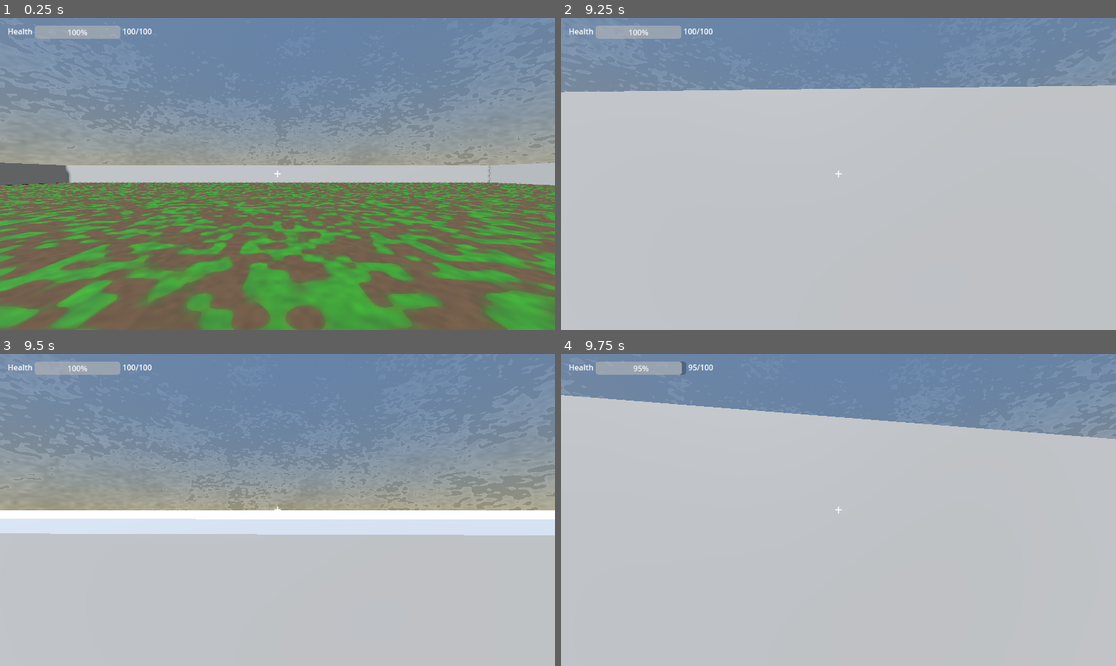
Above: before the commit, frames 1-4 (two rows, left to right).
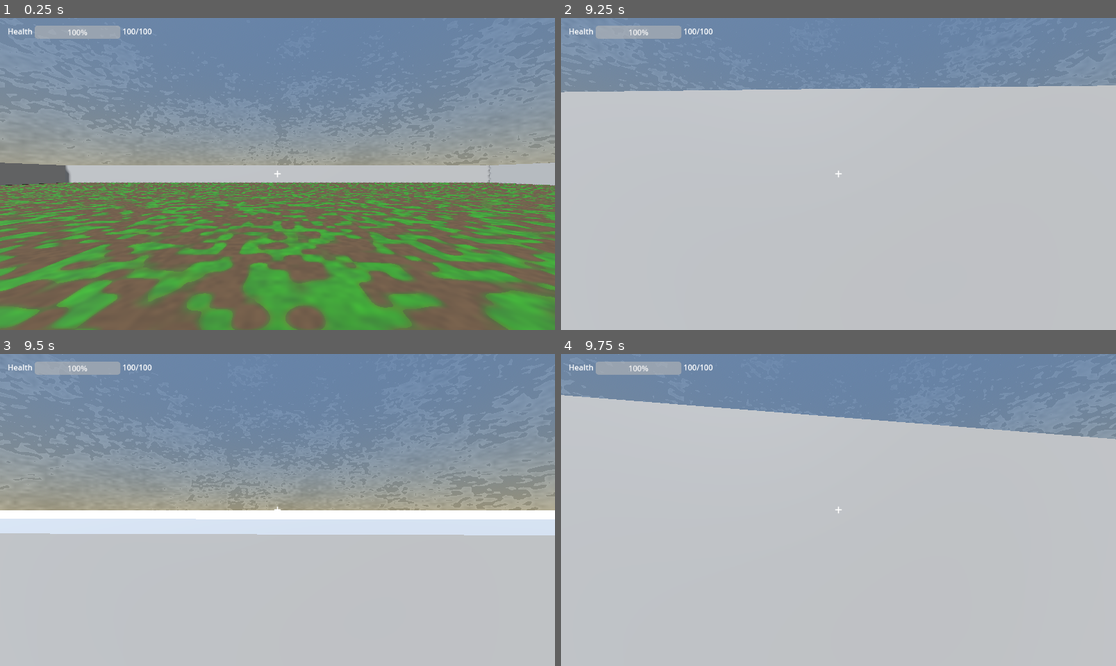
Above: after the commit, the same moments.

Repository: Liloslash/gwj_critters
Game: Godot game, scene res://World.tscn
Two runs of this game, one before a commit and one after it. Both use one fixed random seed, a clock stepped at 60 frames per second and the inputs below.
Inputs (mouse positions are in pixels of both pictures, inside the frame that each line leads up to):
- Up to frame 1 (0.25 s): no input
- Up to frame 2 (9.25 s): tap Enter (ui_accept) at 0.5, 0.77, 1.52, 3.02, 3.77, 4.52, 5.75, 6.02, 6.77, 7.52, 8, 9.02 s; move the mouse to (866, 174) at 0.52 s; press the mouse at (866, 174) at 0.53 s; hold W (up) 0.53-5.78 s; move the mouse to (810, 174) at 1.27 s; release the mouse at (810, 174) at 1.28 s; click (810, 174) at 1.35 s; move the mouse to (849, 167) at 2.02 s; press the mouse at (849, 167) at 2.03 s; move the mouse to (832, 180) at 2.77 s; release the mouse at (832, 180) at 2.78 s; click (832, 180) at 2.85 s; move the mouse to (877, 177) at 3.52 s; press the mouse at (877, 177) at 3.53 s; move the mouse to (794, 170) at 4.27 s; release the mouse at (794, 170) at 4.28 s; click (794, 170) at 4.35 s; move the mouse to (844, 174) at 5.02 s; press the mouse at (844, 174) at 5.03 s; move the mouse to (816, 167) at 5.77 s; release the mouse at (816, 167) at 5.78 s; hold D (right) 5.78-6.53 s; click (816, 167) at 5.85 s; move the mouse to (866, 174) at 6.52 s; press the mouse at (866, 174) at 6.53 s; hold W (up) 6.53-8.78 s; move the mouse to (810, 174) at 7.27 s; release the mouse at (810, 174) at 7.28 s; click (810, 174) at 7.35 s; move the mouse to (849, 167) at 8.02 s; press the mouse at (849, 167) at 8.03 s; move the mouse to (832, 180) at 8.77 s; release the mouse at (832, 180) at 8.78 s; hold A (left) from 8.78 s (still down); click (832, 180) at 8.85 s
- Up to frame 3 (9.5 s): keep holding A (left)
- Up to frame 4 (9.75 s): move the mouse to (877, 513) at 9.52 s; release A (left) at 9.53 s; press the mouse at (877, 513) at 9.53 s; hold W (up) from 9.53 s (still down)

Frames 1-3 are identical in both runs. In frame 4, 0.1% of the frame differs, in the area x 12-28%, y 2-7%.

Commit message:
fix spawn bug and create folders

Diff:
--- a/World.tscn
+++ b/World.tscn
@@ -1,10 +1,10 @@
 [gd_scene load_steps=15 format=3 uid="uid://ct41h7jhnr1fy"]
 
-[ext_resource type="PackedScene" uid="uid://bporlauvhb1m8" path="res://Player.tscn" id="1_c6gwx"]
-[ext_resource type="Shader" uid="uid://eks8kuv7ovp3" path="res://floor.gdshader" id="1_js7pq"]
+[ext_resource type="PackedScene" uid="uid://bporlauvhb1m8" path="res://player/Player.tscn" id="1_c6gwx"]
+[ext_resource type="Shader" uid="uid://eks8kuv7ovp3" path="res://shaders/floor.gdshader" id="1_js7pq"]
 [ext_resource type="Script" uid="uid://dnn3skx325kqu" path="res://world.gd" id="1_p1v5b"]
-[ext_resource type="PackedScene" uid="uid://bhuko84jtt65y" path="res://Enemy.tscn" id="2_2dftf"]
-[ext_resource type="Shader" uid="uid://cjvpc8kpr3070" path="res://sky.gdshader" id="3_eu7l1"]
+[ext_resource type="PackedScene" uid="uid://bhuko84jtt65y" path="res://enemy/Enemy.tscn" id="2_2dftf"]
+[ext_resource type="Shader" uid="uid://cjvpc8kpr3070" path="res://shaders/sky.gdshader" id="3_eu7l1"]
 [ext_resource type="PackedScene" uid="uid://caoh2ltkqoyvm" path="res://HUD.tscn" id="3_hud"]
 
 [sub_resource type="BoxShape3D" id="BoxShape3D_2dftf"]
@@ -105,35 +105,43 @@
 transform = Transform3D(0.809017, 0.50383, -0.302732, 0, 0.515038, 0.857167, 0.587785, -0.693463, 0.416675, 0, 7.91, 9.725)
 shadow_enabled = true
 
-[node name="Node3D" type="Node3D" parent="."]
+[node name="Walls" type="Node3D" parent="."]
 
-[node name="Wall1" type="CSGBox3D" parent="Node3D"]
+[node name="Wall1" type="CSGBox3D" parent="Walls"]
 transform = Transform3D(1, 0, 0, 0, 1, 0, 0, 0, 1, 0, 0.5, 24.481)
 use_collision = true
 size = Vector3(50, 3, 1)
 
-[node name="Wall2" type="CSGBox3D" parent="Node3D"]
+[node name="Wall2" type="CSGBox3D" parent="Walls"]
 transform = Transform3D(1, 0, 0, 0, 1, 0, 0, 0, 1, 0, 0.5, -24)
 use_collision = true
 size = Vector3(50, 3, 1)
 
-[node name="Wall3" type="CSGBox3D" parent="Node3D"]
+[node name="Wall3" type="CSGBox3D" parent="Walls"]
 transform = Transform3D(-4.37114e-08, 0, 1, 0, 1, 0, -1, 0, -4.37114e-08, 25, 0.5, 0)
 use_collision = true
 size = Vector3(50, 3, 1)
 
-[node name="Wall4" type="CSGBox3D" parent="Node3D"]
+[node name="Wall4" type="CSGBox3D" parent="Walls"]
 transform = Transform3D(-4.37114e-08, 0, 1, 0, 1, 0, -1, 0, -4.37114e-08, -25, 0.5, 0)
 use_collision = true
 size = Vector3(50, 3, 1)
-
-[node name="Enemy" parent="." instance=ExtResource("2_2dftf")]
-transform = Transform3D(1, 0, 0, 0, 1, 0, 0, 0, 1, 9.65678, 1, 0)
 
 [node name="HUD" parent="." instance=ExtResource("3_hud")]
 
 [node name="SpawnTimer" type="Timer" parent="."]
 
-[node name="SpawnPoint" type="Marker3D" parent="."]
-transform = Transform3D(1, 0, 0, 0, 1, 0, 0, 0, 1, 21.246, 1.60236, 19.4003)
+[node name="SpawnPoints" type="Node3D" parent="."]
+
+[node name="SpawnPoint" type="Marker3D" parent="SpawnPoints"]
+transform = Transform3D(1, 0, 0, 0, 1, 0, 0, 0, 1, 21, 1.5, 19)
 gizmo_extents = 0.53
+
+[node name="SpawnPoint2" type="Marker3D" parent="SpawnPoints"]
+transform = Transform3D(1, 0, 0, 0, 1, 0, 0, 0, 1, -21, 1.5, 19)
+
+[node name="SpawnPoint3" type="Marker3D" parent="SpawnPoints"]
+transform = Transform3D(1, 0, 0, 0, 1, 0, 0, 0, 1, -21, 1.5, -19)
+
+[node name="SpawnPoint4" type="Marker3D" parent="SpawnPoints"]
+transform = Transform3D(1, 0, 0, 0, 1, 0, 0, 0, 1, 21, 1.5, -19)
--- a/Enemy.tscn
+++ b/enemy/Enemy.tscn
@@ -1,7 +1,7 @@
 [gd_scene load_steps=6 format=3 uid="uid://bhuko84jtt65y"]
 
-[ext_resource type="Script" uid="uid://bw2am065cakbn" path="res://enemy.gd" id="1_tt7e2"]
-[ext_resource type="Shader" path="res://enemy.gdshader" id="2_enemy_shader"]
+[ext_resource type="Script" uid="uid://bw2am065cakbn" path="res://enemy/enemy.gd" id="1_tt7e2"]
+[ext_resource type="Shader" uid="uid://bvskgif5l00hl" path="res://shaders/enemy.gdshader" id="2_enemy_shader"]
 
 [sub_resource type="CapsuleShape3D" id="CapsuleShape3D_gqquq"]
 
--- a/icon.svg
+++ /dev/null
@@ -1 +0,0 @@
-<svg xmlns="http://www.w3.org/2000/svg" width="128" height="128"><rect width="124" height="124" x="2" y="2" fill="#363d52" stroke="#212532" stroke-width="4" rx="14"/><g fill="#fff" transform="translate(12.322 12.322)scale(.101)"><path d="M105 673v33q407 354 814 0v-33z"/><path fill="#478cbf" d="m105 673 152 14q12 1 15 14l4 67 132 10 8-61q2-11 15-15h162q13 4 15 15l8 61 132-10 4-67q3-13 15-14l152-14V427q30-39 56-81-35-59-83-108-43 20-82 47-40-37-88-64 7-51 8-102-59-28-123-42-26 43-46 89-49-7-98 0-20-46-46-89-64 14-123 42 1 51 8 102-48 27-88 64-39-27-82-47-48 49-83 108 26 42 56 81zm0 33v39c0 276 813 276 814 0v-39l-134 12-5 69q-2 10-14 13l-162 11q-12 0-16-11l-10-65H446l-10 65q-4 11-16 11l-162-11q-12-3-14-13l-5-69z"/><path d="M483 600c0 34 58 34 58 0v-86c0-34-58-34-58 0z"/><circle cx="725" cy="526" r="90"/><circle cx="299" cy="526" r="90"/></g><g fill="#414042" transform="translate(12.322 12.322)scale(.101)"><circle cx="307" cy="532" r="60"/><circle cx="717" cy="532" r="60"/></g></svg>
--- a/Player.tscn
+++ b/player/Player.tscn
@@ -1,7 +1,7 @@
 [gd_scene load_steps=5 format=3 uid="uid://bporlauvhb1m8"]
 
-[ext_resource type="Script" uid="uid://bd02db1dg7fme" path="res://player.gd" id="1_xhfnw"]
-[ext_resource type="Script" uid="uid://cg4svlkrqmlrv" path="res://raycast_weapon.gd" id="2_weapon"]
+[ext_resource type="Script" uid="uid://bd02db1dg7fme" path="res://player/player.gd" id="1_xhfnw"]
+[ext_resource type="Script" uid="uid://cg4svlkrqmlrv" path="res://player/raycast_weapon.gd" id="2_weapon"]
 
 [sub_resource type="CapsuleShape3D" id="CapsuleShape3D_0rwas"]
 
--- a/project.godot
+++ b/project.godot
@@ -13,7 +13,6 @@
 config/name="CRITTERS"
 run/main_scene="uid://ct41h7jhnr1fy"
 config/features=PackedStringArray("4.4", "GL Compatibility")
-config/icon="res://icon.svg"
 
 [input]
 
--- a/world.gd
+++ b/world.gd
@@ -1,7 +1,9 @@
 extends Node3D
 
-@onready var spawn_point: Marker3D = $SpawnPoint
 @onready var spawn_timer: Timer = $SpawnTimer
+
+@onready var spawn_points: Node3D = $SpawnPoints
+@onready var spawn_markers: Array[Marker3D] = []
 
 @export var enemy_scene: PackedScene
 @export var spawn_interval_seconds: float = 3.0
@@ -12,11 +14,21 @@
 	spawn_timer.one_shot = false
 	if not spawn_timer.timeout.is_connected(_on_spawn_timer_timeout):
 		spawn_timer.timeout.connect(_on_spawn_timer_timeout)
+	# Seed RNG and cache all Marker3D children under SpawnPoints
+	randomize()
+	spawn_markers.clear()
+	for child in spawn_points.get_children():
+		if child is Marker3D:
+			spawn_markers.append(child)
 	spawn_timer.start()
 
 func _on_spawn_timer_timeout() -> void:
 	if enemy_scene == null:
 		return
+	if spawn_markers.is_empty():
+		return
+	var random_index := randi() % spawn_markers.size()
+	var chosen_marker: Marker3D = spawn_markers[random_index]
 	var enemy_instance: Node3D = enemy_scene.instantiate()
+	enemy_instance.transform = chosen_marker.global_transform
 	add_child(enemy_instance)
-	enemy_instance.global_transform = spawn_point.global_transform
Renamed: enemy.gd -> enemy/enemy.gd
Renamed: enemy.gd.uid -> enemy/enemy.gd.uid
Not shown, removed: icon.svg.import
Renamed: Wall.tscn -> map/Wall.tscn
Renamed: player.gd -> player/player.gd
Renamed: player.gd.uid -> player/player.gd.uid
Renamed: raycast_weapon.gd -> player/raycast_weapon.gd
Renamed: raycast_weapon.gd.uid -> player/raycast_weapon.gd.uid
Renamed: enemy.gdshader -> shaders/enemy.gdshader
Renamed: enemy.gdshader.uid -> shaders/enemy.gdshader.uid
Renamed: floor.gdshader -> shaders/floor.gdshader
Renamed: floor.gdshader.uid -> shaders/floor.gdshader.uid
(and 2 more such lines)
